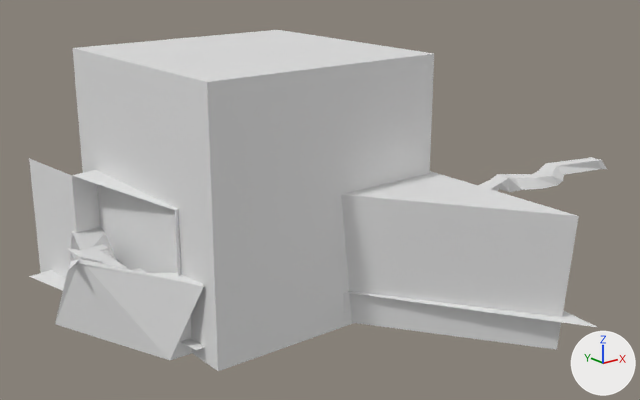
Before and after pictures for a commit that changed the Blender file android/assets/model/inside_level11_path_with_masks.blend.
One viewpoint serves both versions: a camera (50 mm lens) standing at (-96.9, -142.9, 72.6) and looking at (21.4, 5.0, 13.5). The axes (+X, +Y, +Z) are drawn at lower right. The lights are the same throughout. Materials are left out; every surface is plain grey.

In view in the first picture: 'Trappa.012', 'Trappa.016', 'Trappa.017', 'bigskybox', 'block.034', 'block.036', 'block.038', 'block.040', 'hill3', 'road', 'surrounding'.
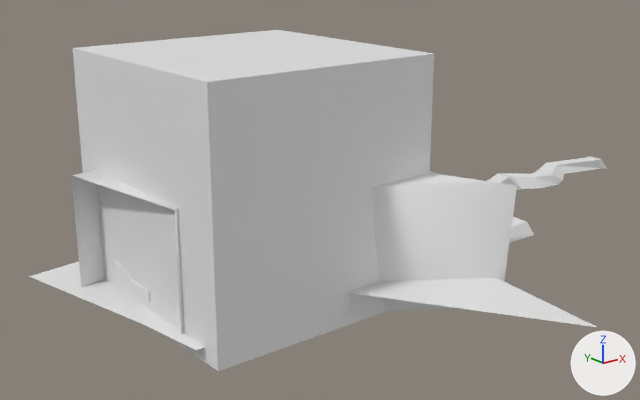
Where the newer file only moved an object's origin or applied its transform, the numbers keep the older frame.

Location of each change, (x1, y1, x2, y2) in pixels of the pictures (640 x 400 px):
'bigskybox', reshaped, moved (57% wider): before (73, 30, 434, 371); after (29, 30, 597, 371)
'surrounding', deleted: before (29, 158, 579, 350)
'hill3', deleted: before (29, 227, 597, 360)
'road', reshaped, moved: before (478, 157, 607, 192); after (487, 157, 607, 242)
'Trappa.017', deleted: before (76, 254, 102, 263)
'Trappa.012', deleted: before (98, 247, 117, 261)
'Trappa.015', deleted: before (67, 248, 91, 260)
'Trappa.016', deleted: before (72, 251, 96, 260)
'block.034', deleted: before (102, 258, 116, 263)
'block.040', deleted: before (107, 261, 121, 266)
'block.035', deleted: before (98, 255, 111, 260)
'block.036', deleted: before (93, 252, 106, 257)
'block.037', deleted: before (89, 249, 102, 254)
'block.038', deleted: before (85, 247, 97, 252)
'block.039', deleted: before (94, 244, 107, 249)
'block.043', deleted: before (80, 249, 88, 252)

The change, as a diff of the scene's bpy script:
```diff
--- a/android/assets/model/inside_level11_path_with_masks.blend.py
+++ b/android/assets/model/inside_level11_path_with_masks.blend.py
@@ me_cube_003 @@
 # used by ob_bigskybox; location = (0.0, 0.0, 24.0); rotation_euler = (1.571, 0.0, 0.0), in degrees (90, 0, 0)
-me_cube_003.from_pydata(...)  # 8 vertices, 6 faces; spans x -25.0..25.0, y -25.0..25.0, z -25.0..25.0
+me_cube_003.from_pydata(...)  # 72 vertices, 38 faces; spans x -36.6..39.0, y -22.0..28.0, z -34.6..63.9
+# me_cube_003 part 1: 8 vertices removed from x -25.0..25.0, y -25.0..25.0, z -25.0..25.0; 72 vertices added at x -36.6..39.0, y -22.0..28.0, z -34.6..63.9
@@ me_cube_023 @@
 me_cube_023.from_pydata(...)  # 72 vertices, 70 faces; spans x -64.5..67.0, y -28.6..20.5, z -4.3..3.8
+# me_cube_023 part 2: all 68 vertices in x -59.9..67.0, y -28.6..20.5, z -4.3..3.8 are moved by (-1.6, 4.0, 0.3)
@@ ob_bigskybox @@
 ob_bigskybox = bpy.data.objects.new('bigskybox', me_cube_003)
-ob_bigskybox.location = (0.0, 0.0, 24.0)
+ob_bigskybox.location = (0.0, 0.0, 21.0)
 ob_bigskybox.rotation_euler = (1.571, 0.0, 0.0)  # degrees (90, 0, 0)
@@ ob_block_034 @@
-ob_block_034 = bpy.data.objects.new('block.034', me_cube_028)
@@ ob_block_035 @@
-ob_block_035 = bpy.data.objects.new('block.035', me_cube_028)
@@ ob_block_036 @@
-ob_block_036 = bpy.data.objects.new('block.036', me_cube_028)
@@ ob_block_037 @@
-ob_block_037 = bpy.data.objects.new('block.037', me_cube_028)
@@ ob_block_038 @@
-ob_block_038 = bpy.data.objects.new('block.038', me_cube_028)
@@ ob_block_039 @@
-ob_block_039 = bpy.data.objects.new('block.039', me_cube_028)
@@ ob_block_040 @@
-ob_block_040 = bpy.data.objects.new('block.040', me_cube_028)
@@ ob_block_042 @@
-ob_block_042 = bpy.data.objects.new('block.042', me_cube_028)
@@ ob_block_043 @@
-ob_block_043 = bpy.data.objects.new('block.043', me_cube_028)
@@ ob_block_044 @@
-ob_block_044 = bpy.data.objects.new('block.044', me_cube_028)
@@ ob_block_045 @@
-ob_block_045 = bpy.data.objects.new('block.045', me_cube_028)
@@ ob_block_046 @@
-ob_block_046 = bpy.data.objects.new('block.046', me_cube_028)
@@ ob_block_048 @@
-ob_block_048 = bpy.data.objects.new('block.048', me_cube_028)
@@ ob_hill3 @@
-ob_hill3 = bpy.data.objects.new('hill3', me_cube_007)
@@ ob_road @@
 ob_road = bpy.data.objects.new('road', me_cube_023)
-ob_road.location = (74.0, -0.2, 3.2)
+ob_road.location = (75.6, -4.2, 3.1)
@@ ob_surrounding @@
-ob_surrounding = bpy.data.objects.new('surrounding', me_cube_002)
@@ ob_trappa_012 @@
-ob_trappa_012 = bpy.data.objects.new('Trappa.012', me_cube_046)
@@ ob_trappa_015 @@
-ob_trappa_015 = bpy.data.objects.new('Trappa.015', me_cube_049)
@@ ob_trappa_016 @@
-ob_trappa_016 = bpy.data.objects.new('Trappa.016', me_cube_050)
@@ ob_trappa_017 @@
-ob_trappa_017 = bpy.data.objects.new('Trappa.017', me_cube_051)
```
